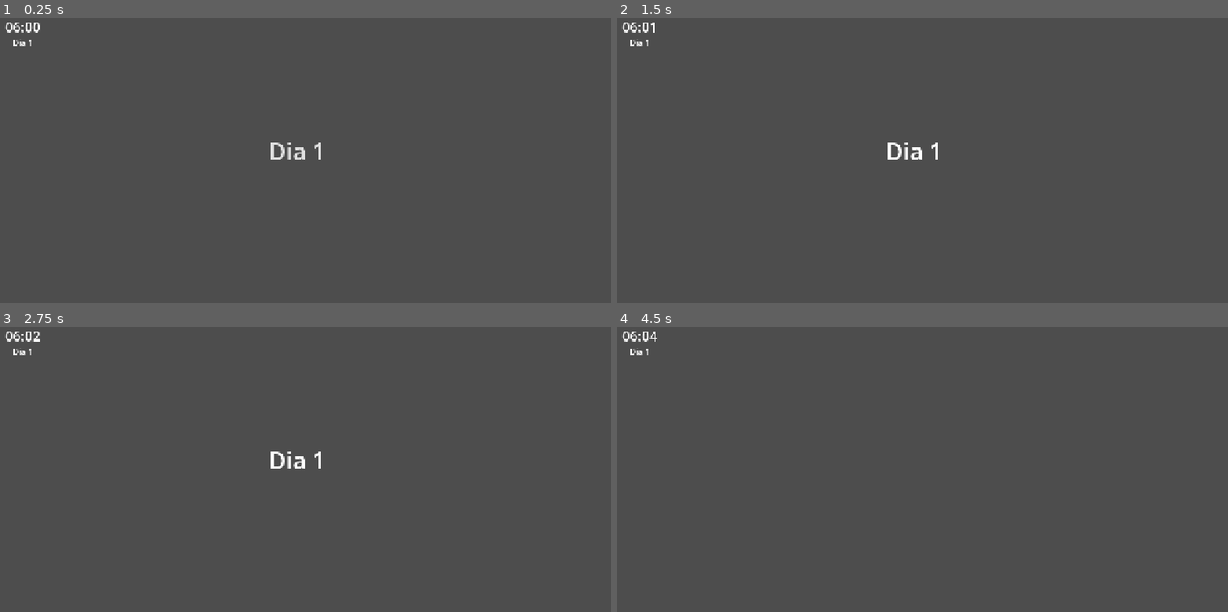
Above: before the commit, frames 1-4 (two rows, left to right).
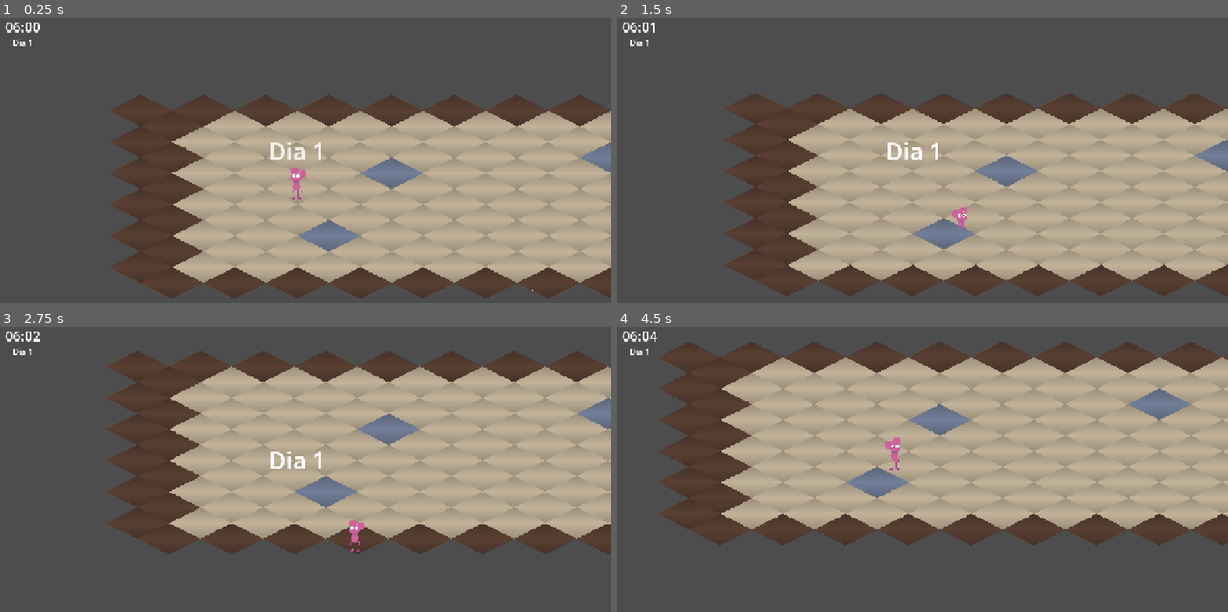
Above: after the commit, the same moments.

Repository: tech646/game-project
Game: Godot game, scene res://scenes/main/Main.tscn
Same seed, same stepped clock (60 frames per second), same inputs: the game is played once before the commit and once after it.
Inputs:
- Up to frame 1 (0.25 s): no input
- Up to frame 2 (1.5 s): hold Right (move_right) 0.53-1.28 s; hold Down (move_down) from 1.28 s (still down)
- Up to frame 3 (2.75 s): release Down (move_down) at 2.03 s; hold Right (move_right) from 2.03 s (still down)
- Up to frame 4 (4.5 s): release Right (move_right) at 2.78 s; hold Up (move_up) 2.78-3.53 s; hold Left (move_left) from 3.53 s (still down)

The runs differ from the first frame. In frame 1, 52% of the frame differs, in the area x 17-100%, y 26-99%; in frame 2, 53%; in frame 3, 53%; in frame 4, 60%, in the area x 6-100%, y 5-77%.

Commit message:
feat(main): integrate TestRoom and Player into Main scene
- TestRoom instanced under World node with floor + walls + furniture
- Player instanced inside YSortRoot for depth sorting
- Player starts at center of room (384, 192)
- Fixed Player.tscn sub_resource ordering (must precede nodes)
- HUD renders on CanvasLayer above the isometric world

Co-Authored-By: Claude Opus 4.6 (1M context) <noreply@anthropic.com>

Diff:
--- a/scenes/characters/Player.tscn
+++ b/scenes/characters/Player.tscn
@@ -1,7 +1,10 @@
-[gd_scene load_steps=3 format=3]
+[gd_scene load_steps=4 format=3]
 
 [ext_resource type="Script" path="res://scenes/characters/Player.gd" id="1_script"]
 [ext_resource type="Texture2D" path="res://assets/characters/Gritty.png" id="2_sprite"]
+
+[sub_resource type="CircleShape2D" id="CircleShape2D_coll"]
+radius = 16.0
 
 [node name="Player" type="CharacterBody2D"]
 collision_layer = 2
@@ -22,6 +25,3 @@
 position_smoothing_speed = 5.0
 drag_horizontal_enabled = true
 drag_vertical_enabled = true
-
-[sub_resource type="CircleShape2D" id="CircleShape2D_coll"]
-radius = 16.0
--- a/scenes/main/Main.tscn
+++ b/scenes/main/Main.tscn
@@ -1,15 +1,22 @@
-[gd_scene load_steps=6 format=3]
+[gd_scene load_steps=8 format=3]
 
 [ext_resource type="Script" path="res://scenes/main/Main.gd" id="1_script"]
 [ext_resource type="PackedScene" path="res://scenes/ui/ClockDisplay.tscn" id="2_clock"]
 [ext_resource type="PackedScene" path="res://scenes/ui/WarningPopup.tscn" id="3_warning"]
 [ext_resource type="Script" path="res://scripts/clock/ScheduleManager.gd" id="4_schedule"]
 [ext_resource type="Script" path="res://scripts/clock/CommuteManager.gd" id="5_commute"]
+[ext_resource type="PackedScene" path="res://scenes/world/TestRoom.tscn" id="6_room"]
+[ext_resource type="PackedScene" path="res://scenes/characters/Player.tscn" id="7_player"]
 
 [node name="Main" type="Node2D"]
 script = ExtResource("1_script")
 
 [node name="World" type="Node2D" parent="."]
+
+[node name="TestRoom" parent="World" instance=ExtResource("6_room")]
+
+[node name="Player" parent="World/TestRoom/YSortRoot" instance=ExtResource("7_player")]
+position = Vector2(384, 192)
 
 [node name="HUD" type="CanvasLayer" parent="."]
 layer = 10
Not shown, added: scenes/characters/Player.gd.uid
Not shown, added: scenes/world/TestRoom.gd.uid
Not shown, added: scripts/tools/TileSetFactory.gd.uid
Not shown, added: scripts/tools/generate_tileset.gd.uid
Not shown, added: .specs/features/f02-isometric-movement/design.md
Not shown, added: .specs/features/f02-isometric-movement/spec.md
Not shown, added: .specs/features/f02-isometric-movement/tasks.md
